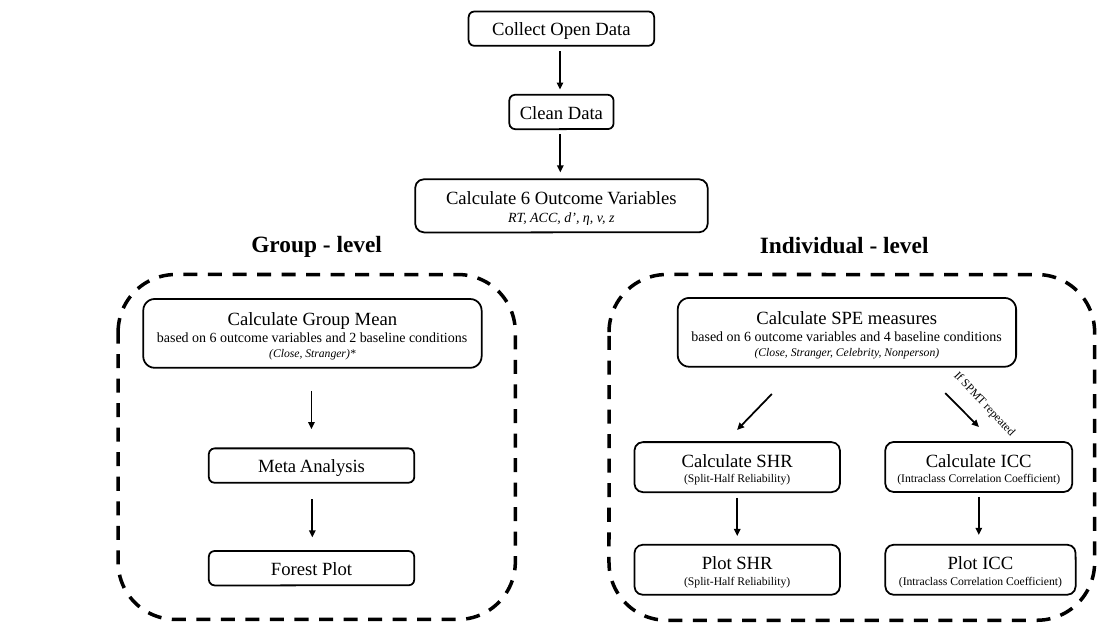
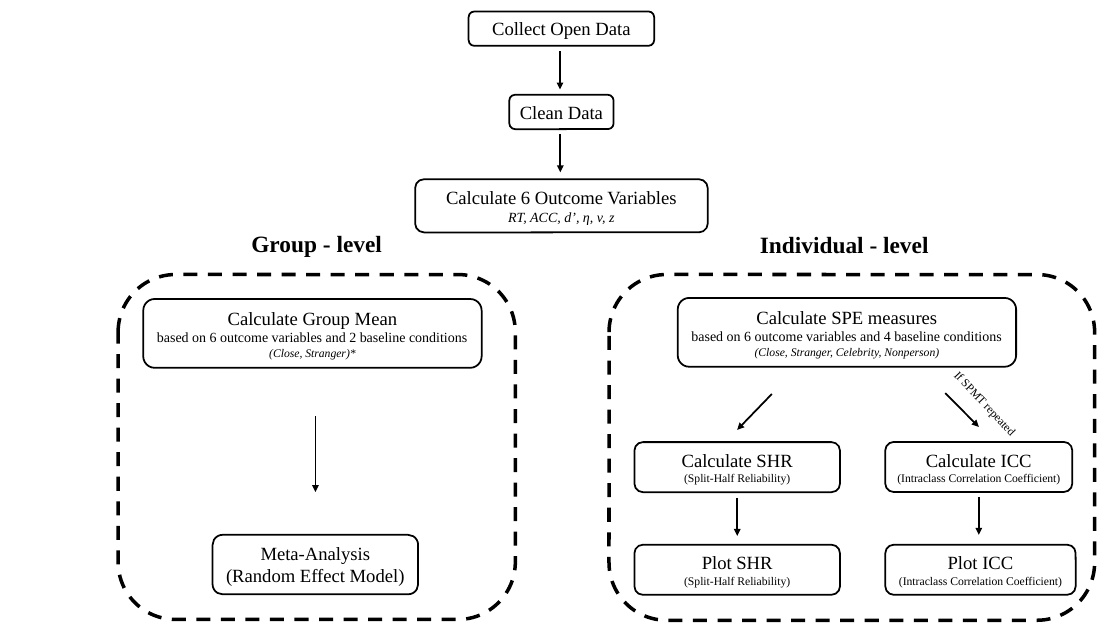
Before and after one commit to Chuan-Peng-Lab/ReliabilitySPE, a slide deck: slide 3 of 1_Protocol/1_2_Planned_Analysis/1_2_2_OUTPUT/Flow_Chart.pptx. Drawn at 1120x630 pixels with LibreOffice and Linux fonts; fonts in the diff are those of the drawing. Boxes give left, top, right and bottom in pixels: in the first picture for what was removed or moved away, otherwise in the second. Text is boxed around its words. In the diff, an @@ line names an element or a change of style, - is before the commit and + after.

```diff
--- a/1_Protocol/1_2_Planned_Analysis/1_2_2_OUTPUT/Flow_Chart.pptx
+++ b/1_Protocol/1_2_Planned_Analysis/1_2_2_OUTPUT/Flow_Chart.pptx
@@ arrow moved from (312, 391) - (312, 429) to (315, 416) - (315, 492) @@
@@ arrow removed from (313, 499) to (313, 538) @@
@@ rounded rectangle "Meta-Analysis" resized from (x1=209, y1=449, x2=415, y2=483) to (x1=213, y1=535, x2=418, y2=595) @@
@@ rounded rectangle removed at (x1=209, y1=551, x2=415, y2=586) @@
-Forest Plot
@@ text in rounded rectangle at (x1=226, y1=547, x2=405, y2=586): text changed @@
-Meta Analysis
+Meta-Analysis
+(Random Effect Model)
```
Also in this commit, not shown: 1 other file.
